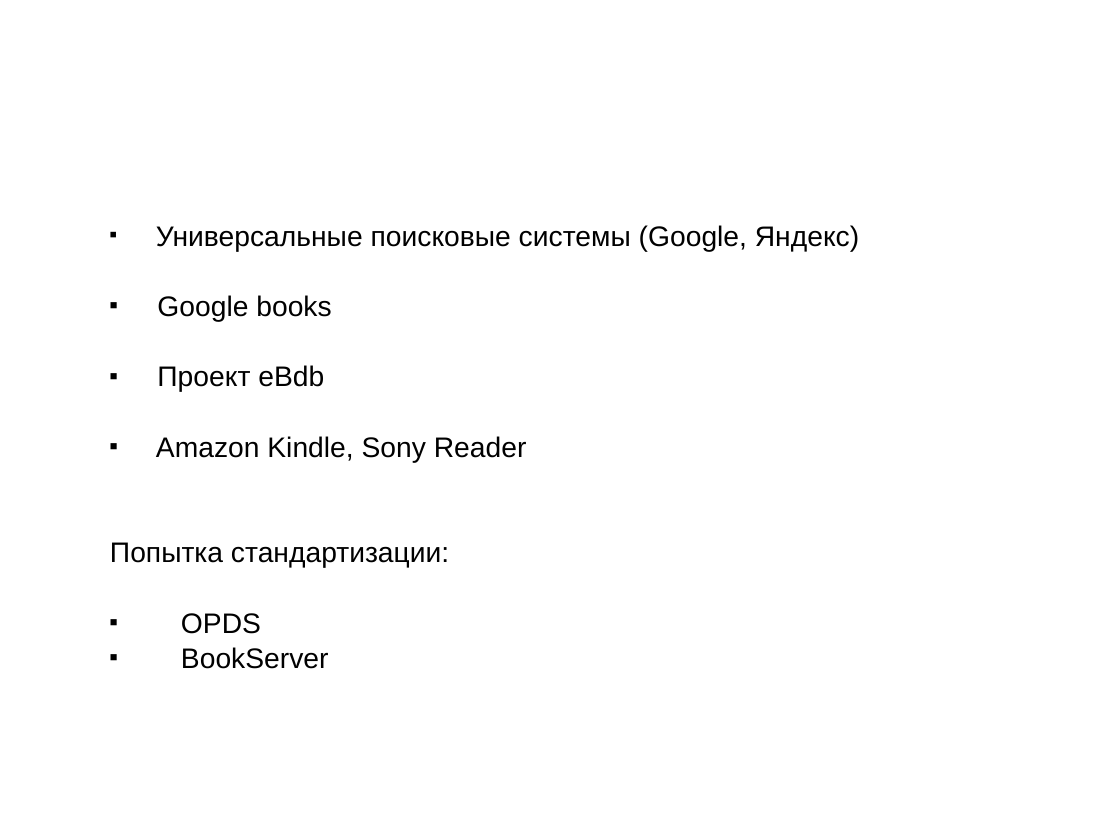
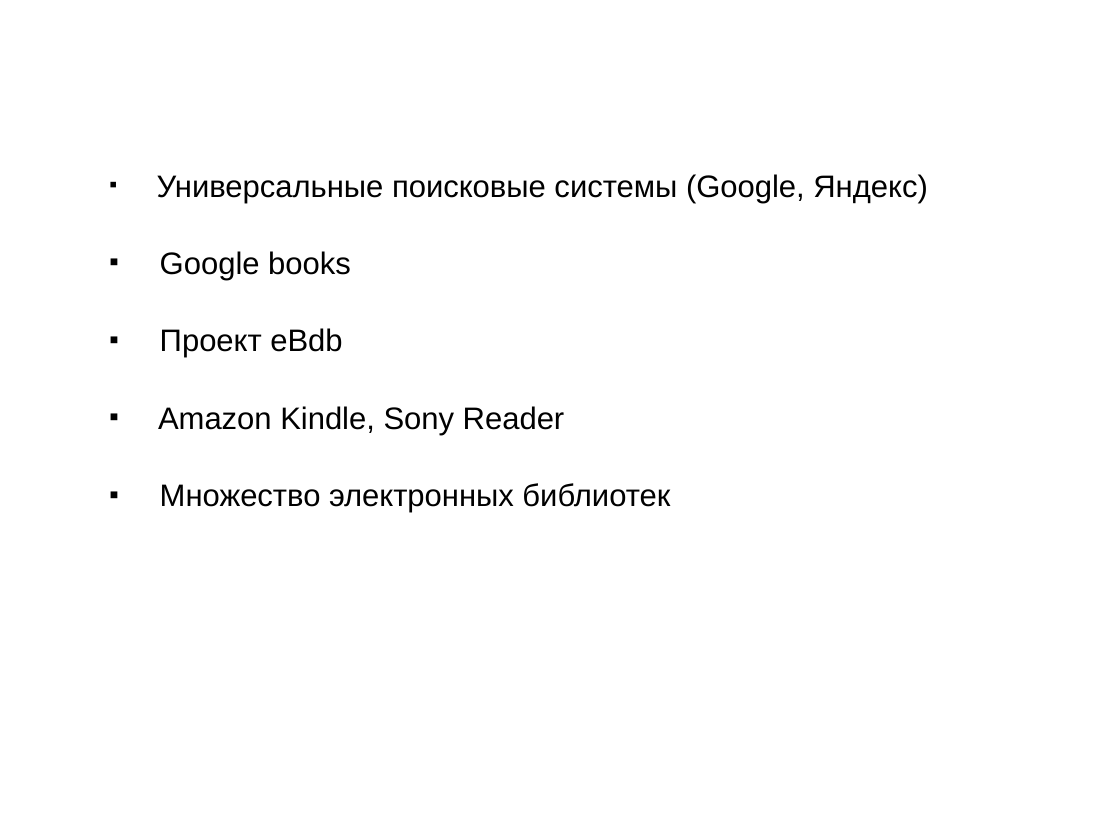
Before and after one commit to kropp/ebooksearchtool, a slide deck: slide 3 of client-cpp-qt/docs/presentation_egorova_s.ppt. Drawn at 1120x840 pixels with LibreOffice and Linux fonts; fonts in the diff are those of the drawing; background and template pictures are left out. Boxes give left, top, right and bottom in pixels: in the first picture for what was removed or moved away, otherwise in the second. Text is boxed around its words. In the diff, an @@ line names an element or a change of style, - is before the commit and + after.

```diff
--- a/client-cpp-qt/docs/presentation_egorova_s.ppt
+++ b/client-cpp-qt/docs/presentation_egorova_s.ppt
@@ text "Универсальные поисковые системы (Google, Яндекс)": place and size @@
-text "Универсальные поисковые системы (Google, Яндекс)" at bbox=[110, 225, 859, 669]
+text "Универсальные поисковые системы (Google, Яндекс)" at bbox=[157, 174, 927, 513]
@@ text at bbox=[157, 174, 927, 435]: size 20 to 22 pt in "Универсальные поисковые системы (Google, Яндекс)", "Google books", "Проект eBdb", "Amazon Kindle, Sony Reader" @@
@@ text at bbox=[160, 483, 670, 513]: text changed; size 20 to 22 pt @@
-Попытка стандартизации:
-■ OPDS
-■ BookServer
+■ Множество электронных библиотек
```
Also in this commit, not shown: 5 other slides changed, 2 slides added, 1 slide removed, 1 other file.
